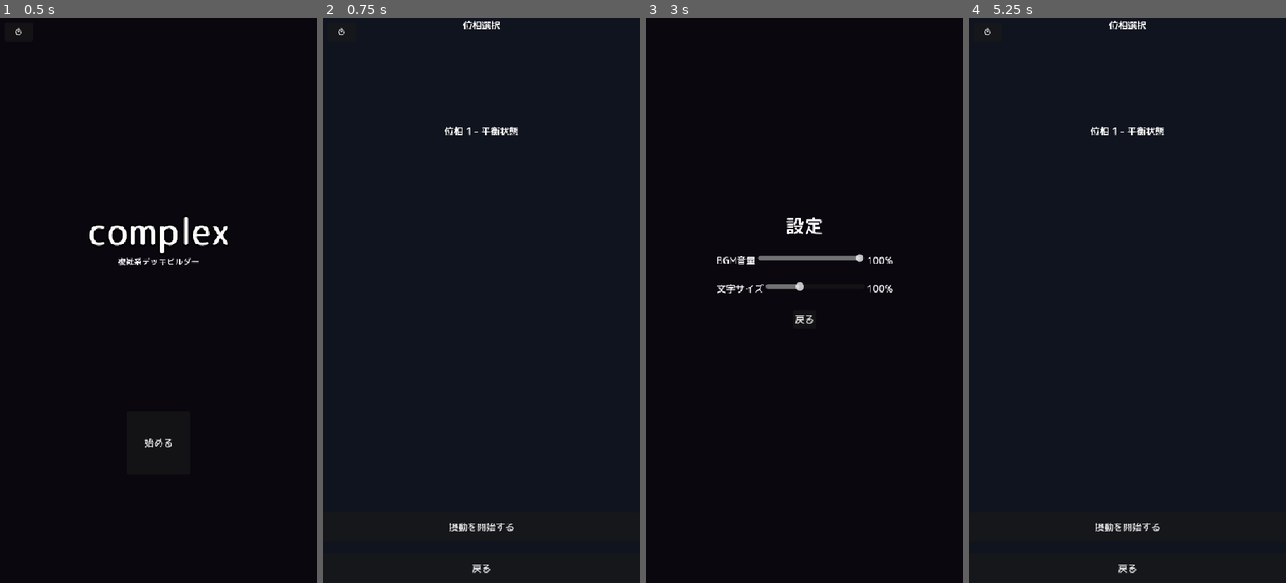
Above: before the commit, frames 1-4 (left to right).
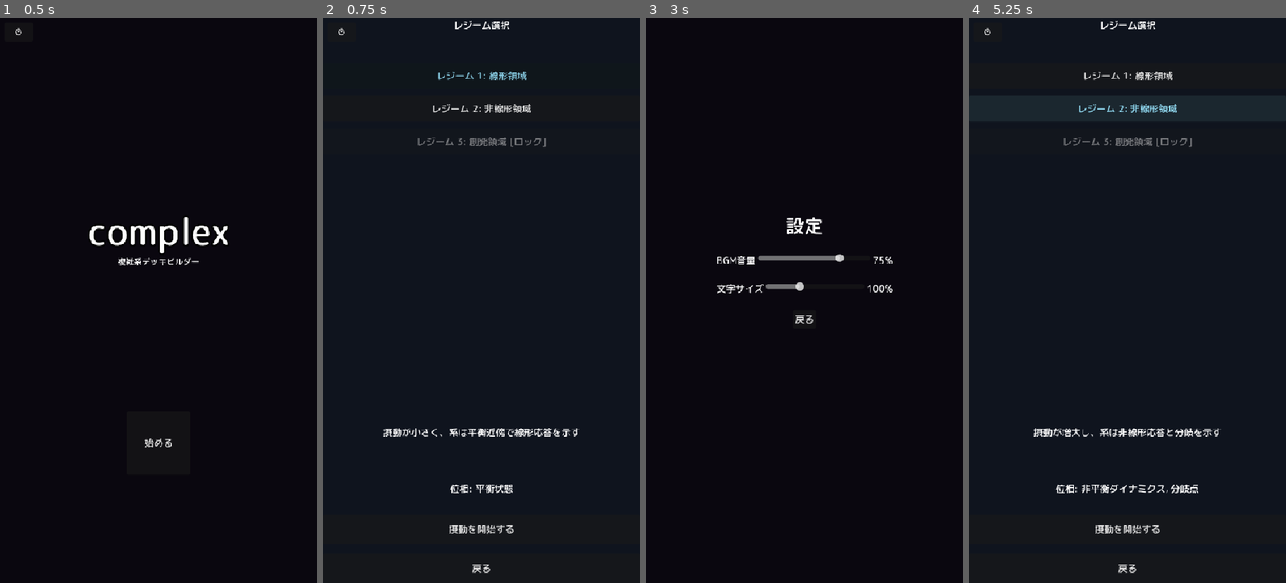
Above: after the commit, the same moments.

Repository: bracket-proton/complex
Game: Godot game, scene res://scenes/main_menu.tscn
The game is run twice, just before and just after one commit, with the same random seed, the same clock (stepped at 60 frames per second) and the same inputs.
Inputs (mouse positions are in pixels of both pictures, inside the frame that each line leads up to):
- Up to frame 1 (0.5 s): no input
- Up to frame 2 (0.75 s): click "始める" at 0.5 s
- Up to frame 3 (3 s): click (804, 74) at 1.25 s, where only the run after the commit has a clickable "レジーム 1: 線形領域"; click "戻る" at 2 s; click "⚙" at 2.75 s
- Up to frame 4 (5.25 s): click "戻る" at 3.5 s; click "始める" at 4.25 s; click (1127, 108) at 5 s, where only the run after the commit has a clickable "レジーム 2: 非線形領域"

Frame 1 is identical in both runs. In frame 2, 1.9% of the frame differs, in the area x 18-81%, y 0-92%; in frame 3, 0.1%; in frame 4, 2.1%, in the area x 20-80%, y 0-92%.

Commit message:
many changes

Diff:
--- a/data/card_set.json
+++ b/data/card_set.json
@@ -97,8 +97,10 @@
     }
   ],
   "starter_deck": [
-    "perturb_1", "perturb_1", "perturb_1",
-    "structural_1", "structural_1", "structural_1",
-    "catalyst_1"
+    "perturb_1", "perturb_1",
+    "perturb_1",
+    "structural_1", "structural_1",
+    "structural_1",
+    "perturb_3"
   ]
 }
--- a/data/game_config.json
+++ b/data/game_config.json
@@ -31,65 +31,183 @@
       "description": "他の作用を増幅・変換する仲介的効果"
     }
   },
-  "floors": [
+  "regimes": [
     {
-      "name": "平衡状態",
-      "enemy_name": "平衡維持機構",
-      "enemy_color": "#F0F8FF",
-      "stability_threshold": 15,
-      "enemy_intents": [
-        {
-          "text": "微小摂動 (4エントロピー)",
-          "type": "entropy",
-          "value": 4
+      "name": "線形領域",
+      "description": "摂動が小さく、系は平衡近傍で線形応答を示す",
+      "floors": [
+        {
+          "name": "平衡状態",
+          "enemy_name": "平衡維持機構",
+          "enemy_color": "#F0F8FF",
+          "enemy_sprite_shape": "hexagon",
+          "enemy_sprite_animation": "expand",
+          "stability_threshold": 15,
+          "enemy_intents": [
+            {
+              "text": "微小摂動 (4エントロピー)",
+              "type": "entropy",
+              "value": 4
+            },
+            {
+              "text": "局所不安定 (6エントロピー)",
+              "type": "entropy",
+              "value": 6
+            },
+            {
+              "text": "自己安定化",
+              "type": "stabilize",
+              "value": 0
+            },
+            {
+              "text": "中間摂動 (5エントロピー)",
+              "type": "entropy",
+              "value": 5
+            }
+          ],
+          "enemy_intent_mode": "sequential"
+        }
+      ]
+    },
+    {
+      "name": "非線形領域",
+      "description": "摂動が増大し、系は非線形応答と分岐を示す",
+      "floors": [
+        {
+          "name": "非平衡ダイナミクス",
+          "enemy_name": "カオスアトラクター",
+          "enemy_color": "#8B008B",
+          "enemy_sprite_shape": "attractor",
+          "enemy_sprite_animation": "oscillate",
+          "stability_threshold": 20,
+          "enemy_intents": [
+            {
+              "text": "大規模摂動 (6エントロピー)",
+              "type": "entropy",
+              "value": 6
+            },
+            {
+              "text": "連鎖不安定 (4エントロピー×2)",
+              "type": "entropy",
+              "value": 4,
+              "multi": 2
+            },
+            {
+              "text": "吸引子転移",
+              "type": "stabilize",
+              "value": 0
+            },
+            {
+              "text": "カオス的変動 (7エントロピー)",
+              "type": "entropy",
+              "value": 7
+            }
+          ],
+          "enemy_intent_mode": "random"
         },
         {
-          "text": "局所不安定 (6エントロピー)",
-          "type": "entropy",
-          "value": 6
+          "name": "分岐点",
+          "enemy_name": "分岐生成子",
+          "enemy_color": "#FF6347",
+          "enemy_sprite_shape": "spiral",
+          "enemy_sprite_animation": "rotate",
+          "stability_threshold": 25,
+          "enemy_intents": [
+            {
+              "text": "構造浸食 (5エントロピー)",
+              "type": "entropy",
+              "value": 5
+            },
+            {
+              "text": "相転移誘発 (8エントロピー)",
+              "type": "entropy",
+              "value": 8
+            },
+            {
+              "text": "自己組織化",
+              "type": "stabilize",
+              "value": 0
+            },
+            {
+              "text": "臨界摂動 (6エントロピー×2)",
+              "type": "entropy",
+              "value": 6,
+              "multi": 2
+            }
+          ],
+          "enemy_intent_mode": "sequential"
+        }
+      ]
+    },
+    {
+      "name": "創発領域",
+      "description": "マクロな秩序がミクロな相互作用から自発的に出現する",
+      "floors": [
+        {
+          "name": "散逸構造",
+          "enemy_name": "散逸パターン",
+          "enemy_color": "#00CED1",
+          "enemy_sprite_shape": "wave",
+          "enemy_sprite_animation": "oscillate",
+          "stability_threshold": 32,
+          "enemy_intents": [
+            {
+              "text": "エネルギー散逸 (7エントロピー)",
+              "type": "entropy",
+              "value": 7
+            },
+            {
+              "text": "秩序流出 (4エントロピー×2)",
+              "type": "entropy",
+              "value": 4,
+              "multi": 2
+            },
+            {
+              "text": "準安定化",
+              "type": "stabilize",
+              "value": 0
+            },
+            {
+              "text": "非線形応答 (9エントロピー)",
+              "type": "entropy",
+              "value": 9
+            }
+          ],
+          "enemy_intent_mode": "random"
         },
         {
-          "text": "自己安定化",
-          "type": "stabilize",
-          "value": 0
-        },
-        {
-          "text": "中間摂動 (5エントロピー)",
-          "type": "entropy",
-          "value": 5
+          "name": "創発秩序",
+          "enemy_name": "創発ネットワーク",
+          "enemy_color": "#FFD700",
+          "enemy_sprite_shape": "fractal",
+          "enemy_sprite_animation": "pulse",
+          "stability_threshold": 40,
+          "enemy_intents": [
+            {
+              "text": "同期発火 (8エントロピー)",
+              "type": "entropy",
+              "value": 8
+            },
+            {
+              "text": "増幅連鎖 (6エントロピー×2)",
+              "type": "entropy",
+              "value": 6,
+              "multi": 2
+            },
+            {
+              "text": "全体再編成",
+              "type": "stabilize",
+              "value": 0
+            },
+            {
+              "text": "創発防御 (-3エントロピー蓄積)",
+              "type": "reduce_entropy",
+              "value": 3
+            }
+          ],
+          "enemy_intent_mode": "sequential"
         }
-      ],
-      "enemy_intent_mode": "sequential"
-    },
-    {
-      "name": "非平衡ダイナミクス",
-      "enemy_name": "カオスアトラクター",
-      "enemy_color": "#8B008B",
-      "stability_threshold": 20,
-      "enemy_intents": [
-        {
-          "text": "大規模摂動 (6エントロピー)",
-          "type": "entropy",
-          "value": 6
-        },
-        {
-          "text": "連鎖不安定 (4エントロピー×2)",
-          "type": "entropy",
-          "value": 4,
-          "multi": 2
-        },
-        {
-          "text": "吸引子転移",
-          "type": "stabilize",
-          "value": 0
-        },
-        {
-          "text": "カオス的変動 (7エントロピー)",
-          "type": "entropy",
-          "value": 7
-        }
-      ],
-      "enemy_intent_mode": "random"
+      ]
     }
   ],
   "player_defaults": {
--- a/scenes/clear_result.tscn
+++ b/scenes/clear_result.tscn
@@ -29,13 +29,13 @@
 
 [node name="TitleLabel" type="Label" parent="VBox"]
 layout_mode = 2
-text = "全位相安定化達成"
+text = "安定化達成"
 horizontal_alignment = 1
 custom_minimum_size = Vector2(0, 50)
 
 [node name="StatsLabel" type="Label" parent="VBox"]
 layout_mode = 2
-text = "戦闘統計"
+text = ""
 horizontal_alignment = 1
 autowrap_mode = 2
 
@@ -43,9 +43,9 @@
 layout_mode = 2
 size_flags_vertical = 2
 
-[node name="TitleButton" type="Button" parent="VBox"]
+[node name="OKButton" type="Button" parent="VBox"]
 layout_mode = 2
-text = "タイトルへ"
+text = "OK"
 custom_minimum_size = Vector2(200, 45)
 
 [node name="UICanvas" type="CanvasLayer" parent="."]
--- a/scenes/reward.tscn
+++ b/scenes/reward.tscn
@@ -59,7 +59,7 @@
 
 [node name="NextFloorButton" type="Button" parent="VBox"]
 layout_mode = 2
-text = "次の位相へ"
+text = "次の位相へ（レジーム内）"
 custom_minimum_size = Vector2(200, 45)
 
 [node name="UICanvas" type="CanvasLayer" parent="."]
--- a/scenes/stage_select.tscn
+++ b/scenes/stage_select.tscn
@@ -25,32 +25,37 @@
 anchor_bottom = 1.0
 grow_horizontal = 2
 grow_vertical = 2
-theme_override_constants/separation = 20
+theme_override_constants/separation = 16
 
 [node name="Title" type="Label" parent="VBox"]
 layout_mode = 2
-text = "位相選択"
+text = "レジーム選択"
 horizontal_alignment = 1
 custom_minimum_size = Vector2(0, 60)
 
-[node name="Spacer1" type="Control" parent="VBox"]
+[node name="RegimeListContainer" type="VBoxContainer" parent="VBox"]
 layout_mode = 2
+size_flags_vertical = 3
+theme_override_constants/separation = 12
+custom_minimum_size = Vector2(0, 300)
+
+[node name="RegimeInfo" type="Label" parent="VBox"]
+layout_mode = 2
+text = ""
+horizontal_alignment = 1
 custom_minimum_size = Vector2(0, 80)
 
-[node name="StageName" type="Label" parent="VBox"]
+[node name="FloorInfo" type="Label" parent="VBox"]
 layout_mode = 2
-text = "位相 1 - 平衡状態"
+text = ""
 horizontal_alignment = 1
 custom_minimum_size = Vector2(0, 40)
-
-[node name="Spacer2" type="Control" parent="VBox"]
-layout_mode = 2
-size_flags_vertical = 2
 
 [node name="StartButton" type="Button" parent="VBox"]
 layout_mode = 2
 text = "摂動を開始する"
 custom_minimum_size = Vector2(200, 50)
+disabled = true
 
 [node name="BackButton" type="Button" parent="VBox"]
 layout_mode = 2
--- a/scripts/autoload/game_state.gd
+++ b/scripts/autoload/game_state.gd
@@ -5,9 +5,12 @@
 
 const CONFIG_PATH := "res://data/game_config.json"
 
-var current_floor: int = 1
+var current_regime: int = 0       # 選択されたレジームのインデックス（0-based）
+var current_floor: int = 0        # 現在のレジーム内フロアインデックス（0-based）
 var player_deck: Array[Dictionary] = []
-var max_floor: int = 2
+var max_regime: int = 2           # レジーム数
+
+var completed_regimes: Array[int] = []   # クリア済みレジームインデックス
 
 # 戦闘統計
 var total_battles: int = 0
@@ -41,8 +44,8 @@
 
 	_config = json.data
 	_loaded = true
-	if _config.has("floors"):
-		max_floor = _config["floors"].size()
+	if _config.has("regimes"):
+		max_regime = _config["regimes"].size()
 
 func get_config() -> Dictionary:
 	_load_config()
@@ -52,11 +55,27 @@
 	var term = get_config().get("terminology", {})
 	return term.get(key, fallback)
 
-func get_floor_config(floor_idx: int) -> Dictionary:
-	var floors = get_config().get("floors", [])
-	if floor_idx >= 0 and floor_idx < floors.size():
-		return floors[floor_idx]
+func get_regimes() -> Array:
+	return get_config().get("regimes", [])
+
+func get_current_regime_config() -> Dictionary:
+	var regimes = get_regimes()
+	if current_regime >= 0 and current_regime < regimes.size():
+		return regimes[current_regime]
 	return {}
+
+func get_current_regime_floors() -> Array:
+	var regime = get_current_regime_config()
+	return regime.get("floors", [])
+
+func get_floor_config() -> Dictionary:
+	var floors = get_current_regime_floors()
+	if current_floor >= 0 and current_floor < floors.size():
+		return floors[current_floor]
+	return {}
+
+func get_max_floor_in_regime() -> int:
+	return get_current_regime_floors().size()
 
 func get_card_types() -> Dictionary:
 	return get_config().get("card_types", {})
@@ -75,15 +94,33 @@
 	return get_config().get("debug_mode", false)
 
 func reset_run() -> void:
-	current_floor = 1
+	current_regime = 0
+	current_floor = 0
 	player_deck = []
-	# 戦闘統計リセット
 	total_battles = 0
 	total_cards_played = 0
 	entropy_history = []
 
+func complete_current_regime() -> void:
+	if not completed_regimes.has(current_regime):
+		completed_regimes.append(current_regime)
+
+func is_regime_completed(regime_idx: int) -> bool:
+	return completed_regimes.has(regime_idx)
+
+func is_regime_unlocked(regime_idx: int) -> bool:
+	# レジーム0,1 は常にアンロック。レジーム2は0と1の両方クリアでアンロック
+	if regime_idx <= 1:
+		return true
+	if regime_idx == 2:
+		return completed_regimes.has(0) and completed_regimes.has(1)
+	return completed_regimes.has(regime_idx - 1)
+
+func are_all_regimes_completed() -> bool:
+	return completed_regimes.size() >= max_regime
+
 func advance_floor() -> bool:
-	if current_floor < max_floor:
+	if current_floor + 1 < get_max_floor_in_regime():
 		current_floor += 1
 		return true
 	return false
--- a/scripts/autoload/settings.gd
+++ b/scripts/autoload/settings.gd
@@ -4,7 +4,7 @@
 
 const SAVE_PATH := "user://settings.cfg"
 
-var bgm_volume: float = 1.0
+var bgm_volume: float = 0.75
 var font_scale: float = 1.0
 
 func _ready() -> void:
@@ -16,7 +16,7 @@
 	var cfg := ConfigFile.new()
 	var err := cfg.load(SAVE_PATH)
 	if err == OK:
-		bgm_volume = cfg.get_value("audio", "bgm_volume", 1.0)
+		bgm_volume = cfg.get_value("audio", "bgm_volume", 0.75)
 		font_scale = cfg.get_value("display", "font_scale", 1.0)
 
 func save() -> void:
--- a/scripts/battle/battle_manager.gd
+++ b/scripts/battle/battle_manager.gd
@@ -61,7 +61,7 @@
 	GameState.total_battles += 1
 
 	# フロア設定の読み込み
-	floor_config = GameState.get_floor_config(GameState.current_floor - 1)
+	floor_config = GameState.get_floor_config()
 	stability_threshold = floor_config.get("stability_threshold", 35)
 	print("Debug: floor_config keys: ", floor_config.keys())
 	# 敵意図選択モードの取得（randomまたはsequential）
@@ -102,13 +102,13 @@
 	_play_bgm_fade_in()
 
 func _play_bgm_fade_in() -> void:
-	# BGMをフェードイン再生
+	# BGMをフェードイン再生（50%音量）
 	bgm_player.stream = BGM_STREAM
 	bgm_player.volume_db = -80.0
 	bgm_player.play()
 
 	var tween = create_tween()
-	tween.tween_property(bgm_player, "volume_db", 0.0, 1.0)
+	tween.tween_property(bgm_player, "volume_db", -6.0, 1.0)
 	tween.set_ease(Tween.EASE_OUT)
 	tween.set_trans(Tween.TRANS_QUAD)
 
@@ -122,13 +122,12 @@
 
 func _configure_enemy_sprite() -> void:
 	if enemy_sprite and enemy_sprite.has_method("configure"):
-		# 摂動源のスプライト設定
 		var enemy_color_hex = floor_config.get("enemy_color", "#FFFFFF")
 		var enemy_color_rgb = _hex_to_rgb(enemy_color_hex)
 		var sprite_data = {
-			"shape": "attractor",
+			"shape": floor_config.get("enemy_sprite_shape", "attractor"),
 			"color": enemy_color_rgb,
-			"animation": "oscillate"
+			"animation": floor_config.get("enemy_sprite_animation", "oscillate")
 		}
 		enemy_sprite.configure(sprite_data)
 
@@ -341,7 +340,10 @@
 					damage -= entropy_shield
 					entropy_shield = 0
 			player_structure -= damage
-	# "stabilize" type: 摂動源が自己安定化（何もしない）
+	elif intent_type == "reduce_entropy":
+		# 敵が蓄積エントロピーを減少させる
+		var reduce_val = enemy_intent.get("value", 0)
+		system_entropy = maxi(0, system_entropy - reduce_val)
 
 func _check_win_condition() -> void:
 	if system_entropy >= stability_threshold:
@@ -367,8 +369,10 @@
 	_play_enemy_defeat_animation()
 	await get_tree().create_timer(0.66).timeout
 
-	# 最後のバトルならクリアリザルトへ、 otherwise 報酬画面へ
-	if GameState.current_floor >= GameState.max_floor:
+	# レジーム内の最後のフロアならクリアリザルトへ、otherwise 報酬画面へ
+	var max_floor_in_regime = GameState.get_max_floor_in_regime()
+	if GameState.current_floor + 1 >= max_floor_in_regime:
+		GameState.complete_current_regime()
 		get_tree().change_scene_to_file(GameState.get_scene_path("clear_result", "res://scenes/clear_result.tscn"))
 	else:
 		get_tree().change_scene_to_file(GameState.get_scene_path("reward", "res://scenes/reward.tscn"))
--- a/scripts/battle/clear_result.gd
+++ b/scripts/battle/clear_result.gd
@@ -1,24 +1,30 @@
 extends Control
-## クリアリザルト画面 - 全フロアクリア後の統計表示
+## クリアリザルト画面 - レジームクリア後の統計表示
 
+@onready var title_label: Label = $VBox/TitleLabel
 @onready var stats_label: Label = $VBox/StatsLabel
-@onready var title_button: Button = $VBox/TitleButton
+@onready var ok_button: Button = $VBox/OKButton
 
 func _ready() -> void:
-	title_button.pressed.connect(_on_title_pressed)
+	ok_button.pressed.connect(_on_ok_pressed)
 
 	var settings_btn = get_node_or_null("UICanvas/SettingsButton")
 	if settings_btn:
 		settings_btn.pressed.connect(Settings.open_settings)
 
-	_update_stats()
+	_update_display()
 
-func _update_stats() -> void:
-	var stats_text = "戦闘統計\n"
-	stats_text += "バトル数: %d\n" % GameState.total_battles
+func _update_display() -> void:
+	var regime_name = GameState.get_current_regime_config().get("name", "???")
+	title_label.text = "%s - 安定化達成" % regime_name
+
+	var stats_text = "戦闘数: %d\n" % GameState.total_battles
 	stats_text += "使用カード数: %d\n" % GameState.total_cards_played
 	stats_label.text = stats_text
 
-func _on_title_pressed() -> void:
-	GameState.reset_run()
-	get_tree().change_scene_to_file(GameState.get_scene_path("main_menu", "res://scenes/main_menu.tscn"))
+func _on_ok_pressed() -> void:
+	if GameState.are_all_regimes_completed():
+		GameState.reset_run()
+		get_tree().change_scene_to_file(GameState.get_scene_path("main_menu", "res://scenes/main_menu.tscn"))
+	else:
+		get_tree().change_scene_to_file(GameState.get_scene_path("stage_select", "res://scenes/stage_select.tscn"))
--- a/scripts/stage_select/stage_select.gd
+++ b/scripts/stage_select/stage_select.gd
@@ -1,7 +1,12 @@
 extends Control
 
-@onready var stage_name_label: Label = $VBox/StageName
+@onready var regime_list_container: VBoxContainer = $VBox/RegimeListContainer
+@onready var regime_info_label: Label = $VBox/RegimeInfo
+@onready var floor_info_label: Label = $VBox/FloorInfo
 @onready var start_button: Button = $VBox/StartButton
+
+var _regime_buttons: Dictionary = {}  # idx -> Button
+var _selected_regime_idx: int = 0
 
 func _ready() -> void:
 	start_button.pressed.connect(_on_start_pressed)
@@ -13,14 +18,65 @@
 	if settings_btn:
 		settings_btn.pressed.connect(Settings.open_settings)
 
-	_update_floor_display()
+	_build_regime_buttons()
+	if _regime_buttons.size() > 0:
+		_select_regime(0)
 
-func _update_floor_display() -> void:
-	var floor_config = GameState.get_floor_config(GameState.current_floor - 1)
-	var floor_name = floor_config.get("name", "未知の位相")
-	stage_name_label.text = "位相 %d - %s" % [GameState.current_floor, floor_name]
+func _build_regime_buttons() -> void:
+	var regimes = GameState.get_regimes()
+	for i in regimes.size():
+		var regime = regimes[i]
+		var unlocked = GameState.is_regime_unlocked(i)
+		var completed = GameState.is_regime_completed(i)
+
+		var btn := Button.new()
+		var status = ""
+		if completed:
+			status = " ✓"
+		elif not unlocked:
+			status = " [ロック]"
+		btn.text = "レジーム %d: %s%s" % [i + 1, regime.get("name", "???"), status]
+		btn.custom_minimum_size = Vector2(340, 44)
+		btn.disabled = not unlocked
+		btn.pressed.connect(_on_regime_selected.bind(i))
+		regime_list_container.add_child(btn)
+		_regime_buttons[i] = btn
+
+func _on_regime_selected(idx: int) -> void:
+	_select_regime(idx)
+
+func _select_regime(idx: int) -> void:
+	_selected_regime_idx = idx
+
+	# ボタンのハイライト
+	for i in _regime_buttons:
+		var btn = _regime_buttons[i]
+		if i == idx:
+			btn.modulate = Color(0.6, 0.9, 1.0)
+		elif GameState.is_regime_completed(i):
+			btn.modulate = Color(0.5, 0.8, 0.5)  # クリア済み: 緑
+		else:
+			btn.modulate = Color.WHITE
+
+	var regimes = GameState.get_regimes()
+	if idx >= regimes.size():
+		return
+
+	var regime = regimes[idx]
+	regime_info_label.text = regime.get("description", "")
+
+	# 位相情報
+	var floors = regime.get("floors", [])
+	var floor_names: Array[String] = []
+	for fl in floors:
+		floor_names.append(fl.get("name", "???"))
+	floor_info_label.text = "位相: %s" % ", ".join(floor_names)
+
+	start_button.disabled = false
 
 func _on_start_pressed() -> void:
+	GameState.current_regime = _selected_regime_idx
+	GameState.current_floor = 0
 	get_tree().change_scene_to_file(GameState.get_scene_path("battle", "res://scenes/battle.tscn"))
 
 func _on_back_pressed() -> void:
--- a/scripts/ui/geometric_sprite.gd
+++ b/scripts/ui/geometric_sprite.gd
@@ -69,7 +69,11 @@
 		"wave":
 			_draw_wave(draw_center, draw_size, anim_time)
 		"fractal":
-			_draw_fractal_tree(draw_center, draw_size, rotation_mod)
+			# 深度を時間変動させて枝が呼吸するように伸縮
+			var depth_float := 3.0 + 1.5 * (0.5 + 0.5 * sin(anim_time * 1.5))
+			# ツリーの開始位置を下げてカード中央に収める
+			var tree_origin := draw_center + Vector2(0, draw_size * 0.4)
+			_draw_fractal_tree(tree_origin, draw_size * 0.7, rotation_mod, int(depth_float))
 		"attractor":
 			_draw_attractor(draw_center, draw_size, anim_time)
 		_:
@@ -137,21 +141,24 @@
 		var x := center.x - half_width + (i + 0.5) * half_width * 2 / 3.0
 		draw_circle(Vector2(x, center.y), 2, base_color * Color(1, 1, 1, 0.5))
 
-func _draw_fractal_tree(center: Vector2, length: float, rot: float) -> void:
-	_fractal_branch(center, Vector2.UP * length, length, 4, rot)
-
-func _fractal_branch(start: Vector2, direction: Vector2, length: float, depth: int, angle_offset: float) -> void:
+func _draw_fractal_tree(center: Vector2, length: float, rot: float, depth: int = 4) -> void:
+	# rot をツリー全体の回転として適用（根元の方向ベクトルを回転）
+	var base_dir := Vector2.UP.rotated(rot) * length
+	_fractal_branch(center, base_dir, length, depth)
+
+func _fractal_branch(start: Vector2, direction: Vector2, length: float, depth: int) -> void:
 	if depth <= 0 or length < 2:
 		return
 	var end := start + direction
-	var col := base_color * Color(1, 1,1, 0.3 + 0.7 * (depth / 4.0))
+	var col := base_color * Color(1, 1, 1, 0.3 + 0.7 * (depth / 4.0))
 	draw_line(start, end, col, maxf(1.0, depth * 0.5))
 
+	const BRANCH_ANGLE := PI / 5.0  # 36°分岐
 	var branch_length := length * 0.7
-	var left_dir := direction.rotated(-angle_offset) * 0.7
-	var right_dir := direction.rotated(angle_offset) * 0.7
-	_fractal_branch(end, left_dir, branch_length, depth - 1, angle_offset)
-	_fractal_branch(end, right_dir, branch_length, depth - 1, angle_offset)
+	var left_dir := direction.rotated(-BRANCH_ANGLE) * 0.7
+	var right_dir := direction.rotated(BRANCH_ANGLE) * 0.7
+	_fractal_branch(end, left_dir, branch_length, depth - 1)
+	_fractal_branch(end, right_dir, branch_length, depth - 1)
 
 func _draw_attractor(center: Vector2, attractor_scale: float, time: float) -> void:
 	var r := attractor_scale
Binary file changed: complex-ss.png
Not shown, changed: export_presets.cfg
